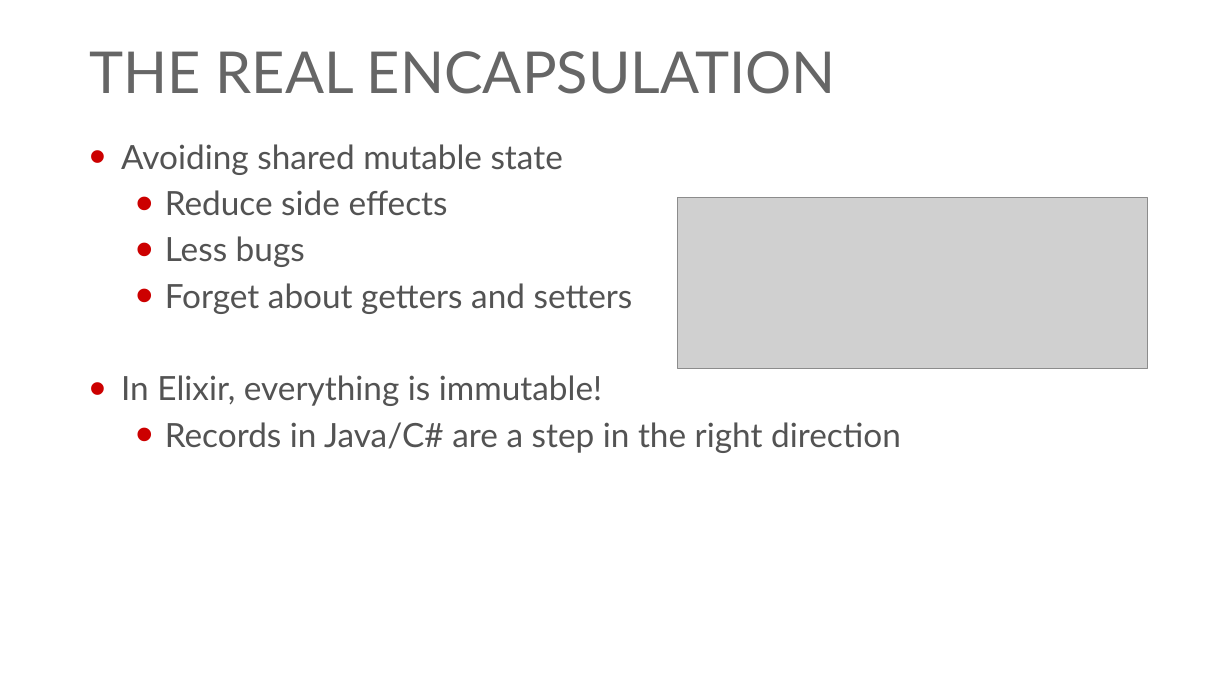
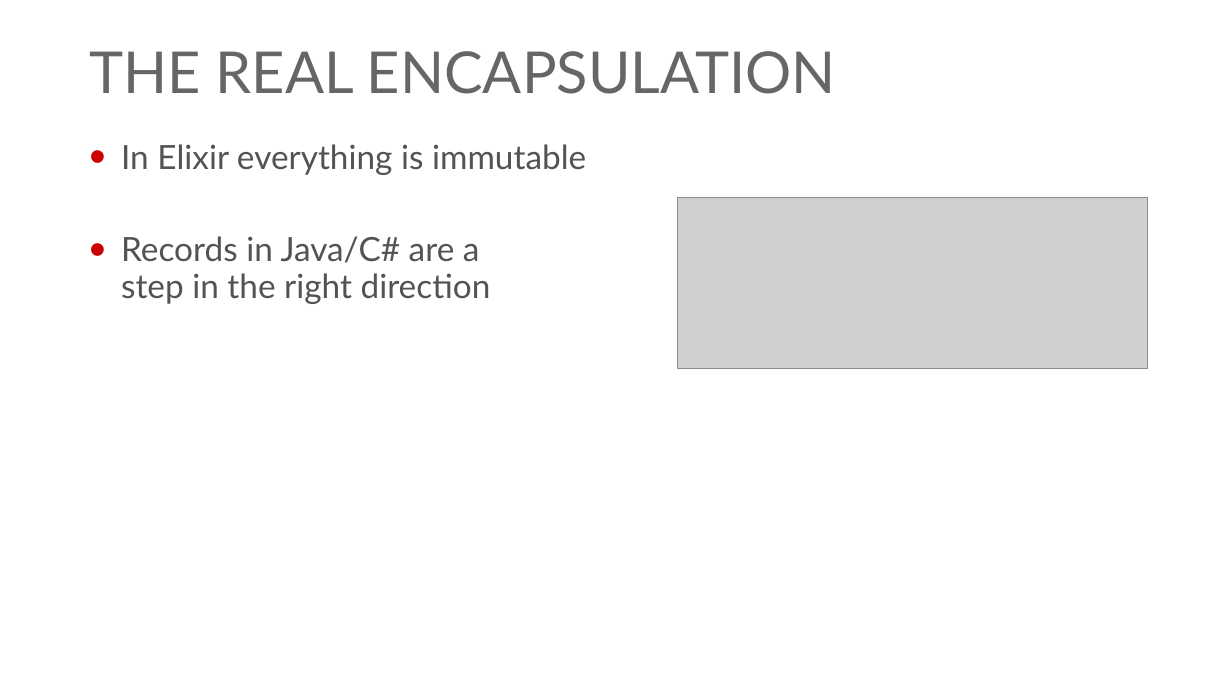
Before and after one commit to georgiyolovski/elixir-tech-talk, a slide deck: slide 9 of Elixir Tech Talk.pptx. Drawn at 1232x693 pixels with LibreOffice and Linux fonts; fonts in the diff are those of the drawing; grey boxes stand for pictures; background and template pictures are left out. Boxes give left, top, right and bottom in pixels: in the first picture for what was removed or moved away, otherwise in the second. Text is boxed around its words. In the diff, an @@ line names an element or a change of style, - is before the commit and + after.

Commit message:
Updated presentation

```diff
--- a/Elixir Tech Talk.pptx
+++ b/Elixir Tech Talk.pptx
@@ text at [121,144,586,175]: text changed @@
-• Avoiding shared mutable state
-  • Reduce side effects
-  • Less bugs
-  • Forget about getters and setters
-• In Elixir, everything is immutable!
+• In Elixir everything is immutable
@@ text at [121,236,491,304]: list level 2 to 1 in "Records in Java/C# are a ..." @@
```
Also in this commit, not shown: 1 other slide changed, 3 slides added, 2 slides removed, 1 other file.
